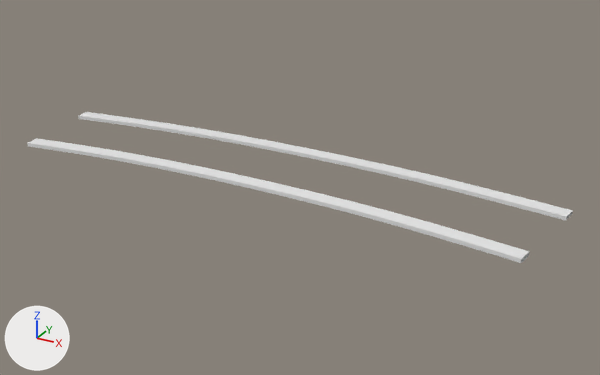
A saved change to the FBX model Tools/UnrealMapExporter/ExportedMeshes/SM_SideWalk_03.fbx.
Before and after are seen from a 50 mm camera at (75.8, -126.6, 61.4) aimed at (5.3, 1.4, -2.7). Every picture has the same lights, and +X, +Y and +Z are marked at lower left. The picture after the commit comes second. Where no turn or scale is listed for an object, it has been applied to the vertices.

Objects in the first picture: 'SM_SideWalk_03'.
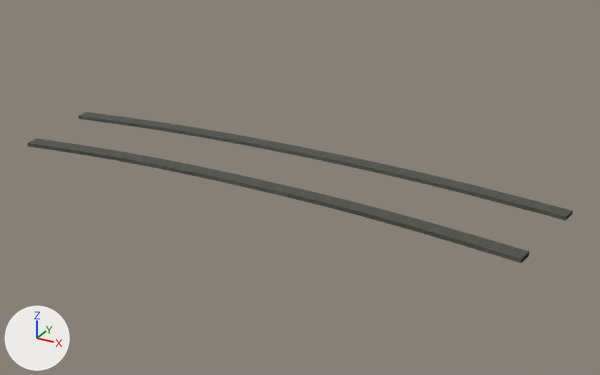
Location of each change, [x1, y1, x2, y2] in pixels of the pictures (600 x 375 px):
'SM_SideWalk_03', surface changed: [27, 112, 573, 263] in both

Edits to the bpy script that builds the scene:
```text
Add img_mi_sidewalk_basecolor_0_png:
    img_mi_sidewalk_basecolor_0_png = load_image('MI_SideWalk_BaseColor_0.png', 'MI_SideWalk_BaseColor_0.png', 2048, 2048, 'sRGB')
Change mat_mi_sidewalk:
    remove mat_mi_sidewalk.base_color = (0.8, 0.8, 0.8)  # white #e7e7e7
    add mat_mi_sidewalk.texture = img_mi_sidewalk_basecolor_0_png  # with its transparency
```
